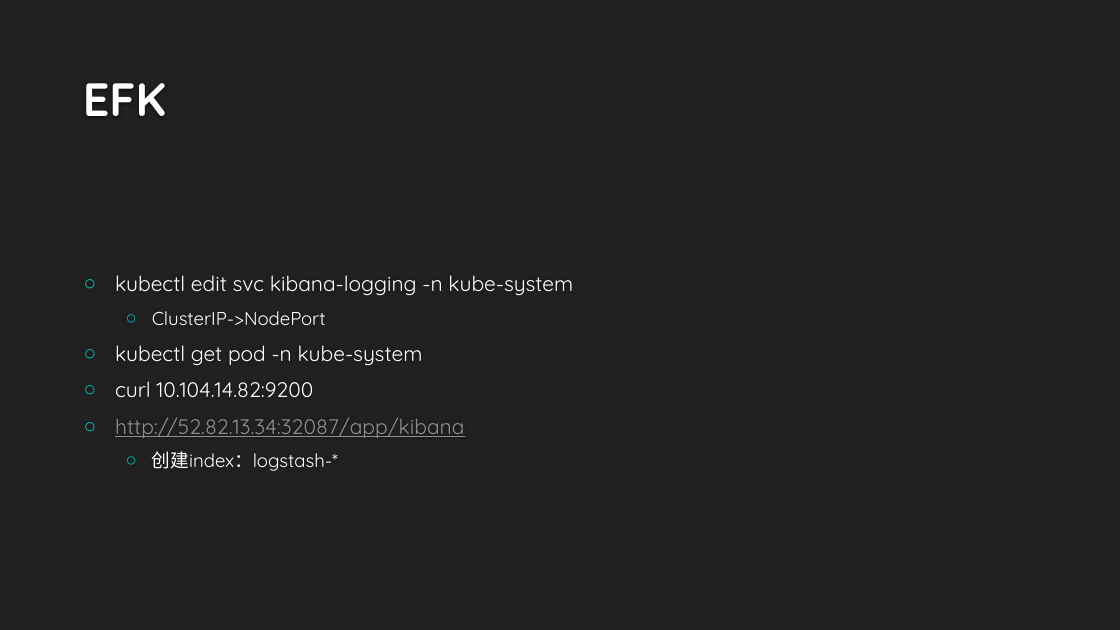
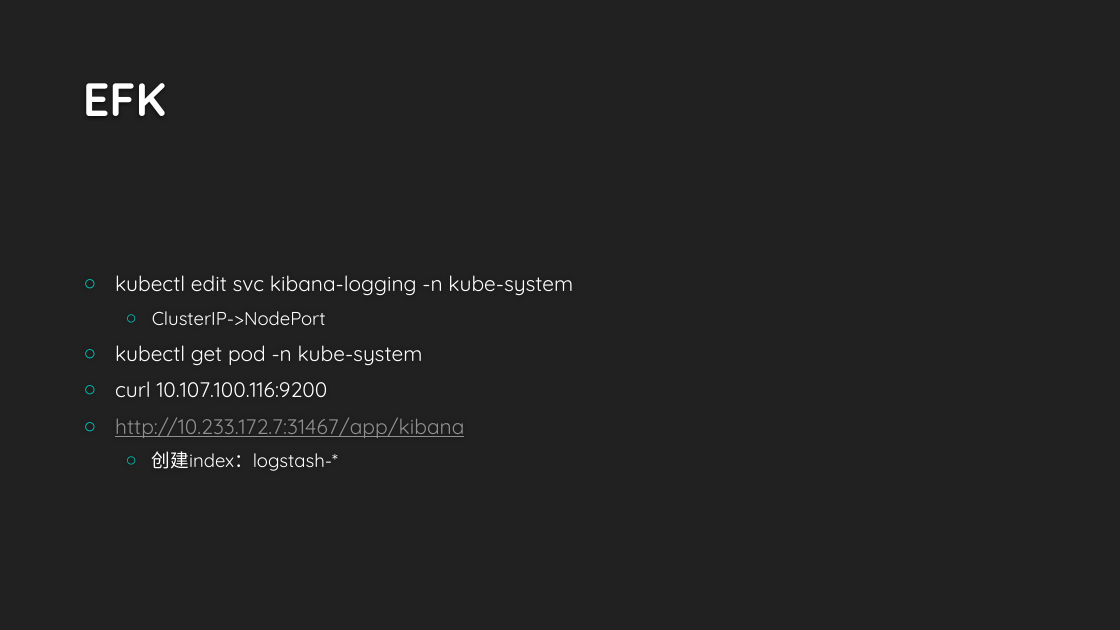
Before and after one commit to airuitian/CloudNative, a slide deck: slide 12 of kubernetes/k8s007.pptx. Drawn at 1120x630 pixels with LibreOffice and Linux fonts; fonts in the diff are those of the drawing; background and template pictures are left out. Boxes give left, top, right and bottom in pixels: in the first picture for what was removed or moved away, otherwise in the second. Text is boxed around its words. In the diff, an @@ line names an element or a change of style, - is before the commit and + after.

```diff
--- a/kubernetes/k8s007.pptx
+++ b/kubernetes/k8s007.pptx
@@ text at (115,381,464,438): text changed @@
-○ curl 10.104.14.82:9200
-○ http://52.82.13.34:32087/app/kibana
+○ curl 10.107.100.116:9200
+○ http://10.233.172.7:31467/app/kibana
```
Also in this commit, not shown: 1 other slide changed.
